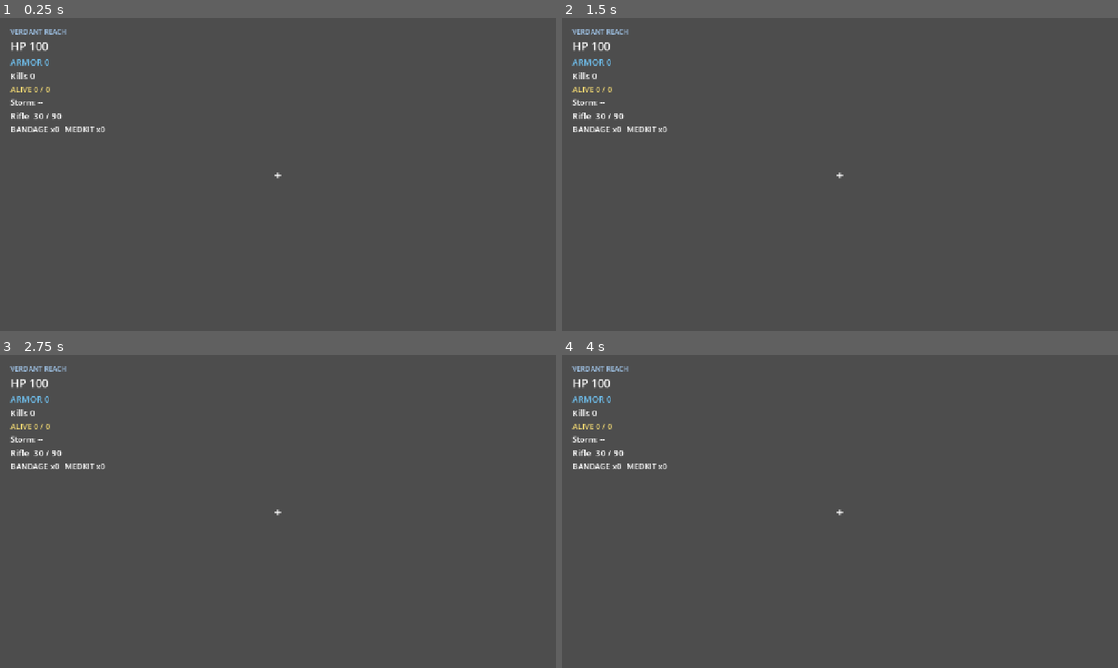
Above: before the commit, frames 1-4 (two rows, left to right).
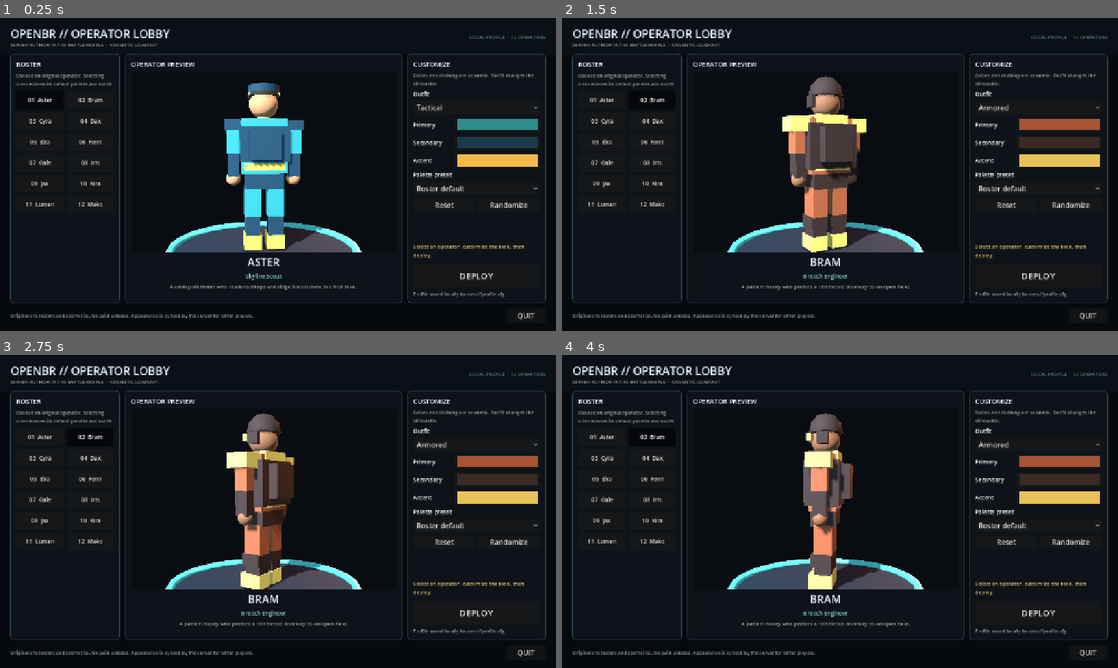
Above: after the commit, the same moments.

Repository: aisousoso/openbr
Game: Godot game, scene res://client/main.tscn
Same seed, same stepped clock (60 frames per second), same inputs: the game is played once before the commit and once after it.
Inputs (mouse positions are in pixels of both pictures, inside the frame that each line leads up to):
- Up to frame 1 (0.25 s): no input
- Up to frame 2 (1.5 s): click (600, 99) at 0.5 s, where only the run after the commit has a clickable "01 Aster"; click (650, 99) at 1.25 s, where only the run after the commit has a clickable "02 Bram"
- Up to frame 3 (2.75 s): tap Enter at 2 s; move the mouse to (400, 495) at 2.02 s; press the mouse at (400, 495) at 2.03 s; hold D (move_right) from 2.03 s (still down); tap Space (jump) at 2.27 s
- Up to frame 4 (4 s): release D (move_right) at 2.75 s; release the mouse at (962, 495) at 2.75 s; drag from (728, 527) to (812, 574) at 2.77 s; move the mouse to (895, 442) at 3.52 s; hold D (move_right) from 3.53 s (still down); tap Shift (sprint) at 3.6 s

The runs differ from the first frame. In frame 1, 97% of the frame differs, in the area x 0-100%, y 0-100%; in frame 2, 95%; in frame 3, 97%; in frame 4, 96%.
Error before the commit: Parse Error: Cannot infer the type of "emote_text" variable because the value doesn't have a set type. (res://client/main.gd:421)

Commit message:
Fix emote array type: Array[String] for proper type inference

Diff:
--- a/client/main.gd
+++ b/client/main.gd
@@ -417,7 +417,7 @@
 
 func _on_emote_received(player_id: int, emote_index: int) -> void:
 	# Show a floating emote label above the player.
-	var emotes := ["👋", "👍", "😀", "👏", "💃"]
+	var emotes: Array[String] = ["👋", "👍", "😀", "👏", "💃"]
 	var emote_text := emotes[clampi(emote_index, 0, emotes.size() - 1)]
 	var target_node: Node3D = null
 	if player_id == multiplayer.get_unique_id():
